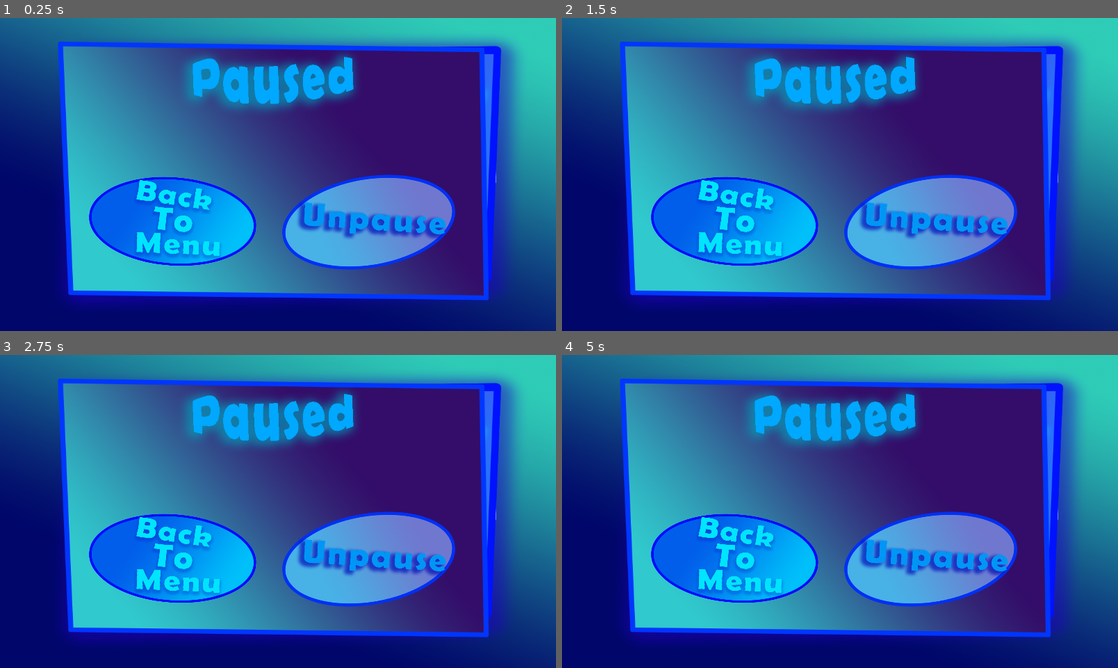
Above: before the commit, frames 1-4 (two rows, left to right).
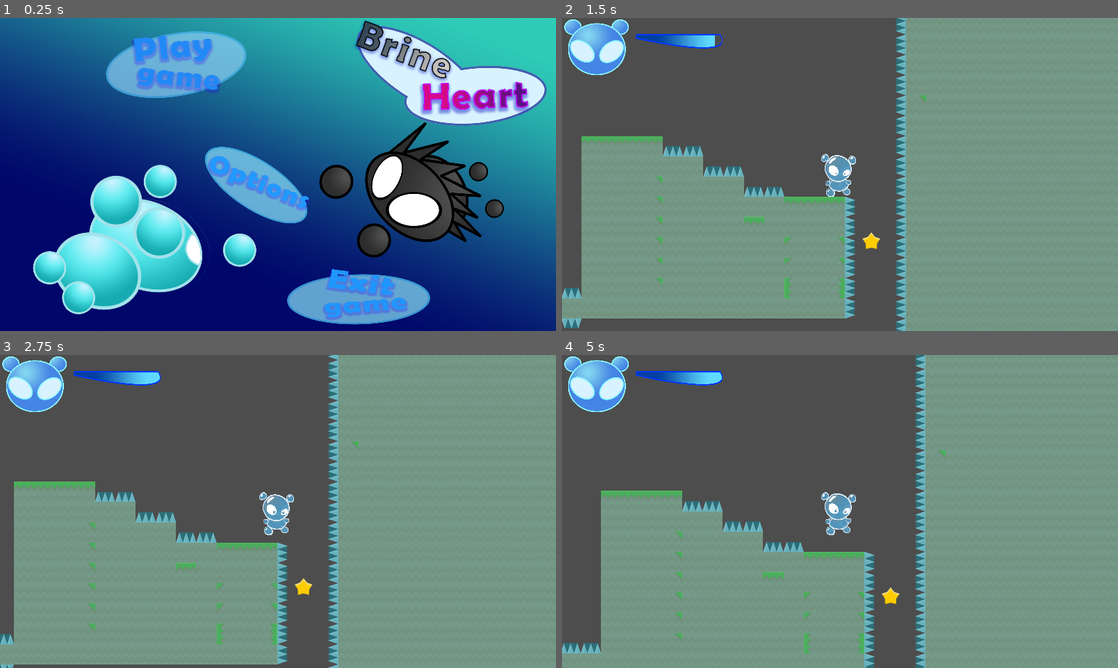
Above: after the commit, the same moments.

Repository: pondus314/bubbles-game-jam
Game: Godot game, scene res://main_node.tscn
Same seed, same stepped clock (60 frames per second), same inputs: the game is played once before the commit and once after it.
Inputs (mouse positions are in pixels of both pictures, inside the frame that each line leads up to):
- Up to frame 1 (0.25 s): no input
- Up to frame 2 (1.5 s): click (739, 64) at 0.52 s; hold D (move_right) from 1.28 s (still down); tap Space (float) at 1.35 s
- Up to frame 3 (2.75 s): keep holding D (move_right); tap W (jump) at 1.52, 2.27 s; tap Space (float) at 2.1 s
- Up to frame 4 (5 s): release D (move_right) at 2.78 s; hold A (move_left) 2.78-3.53 s; tap Space (float) at 2.85, 3.6, 4.35 s; hold D (move_right) from 3.53 s (still down); tap W (jump) at 3.77, 4.52 s

The runs differ from the first frame. In frame 1, 69% of the frame differs, in the area x 5-99%, y 0-98%; in frame 2, 100%; in frame 3, 100%; in frame 4, 100%, in the area x 0-100%, y 0-100%.
Error before the commit: Parse Error: Could not parse global class "Player" from "res://Scripts/player.gd". (res://Scripts/Global.gd:3)

Commit message:
fix post merge bug

Diff:
--- a/Scripts/player.gd
+++ b/Scripts/player.gd
@@ -130,7 +130,7 @@
 
 func on_pickup_collect(weight_gained):
 	self.extra_weight += weight_gained
-  float_left = clamp(float_left, 0, max_float_time*(1-extra_weight))
+	float_left = clamp(float_left, 0, max_float_time*(1-extra_weight))
 
 func _on_main_sprite_animation_finished():
 	if jump_state == JumpState.FLOATING:
